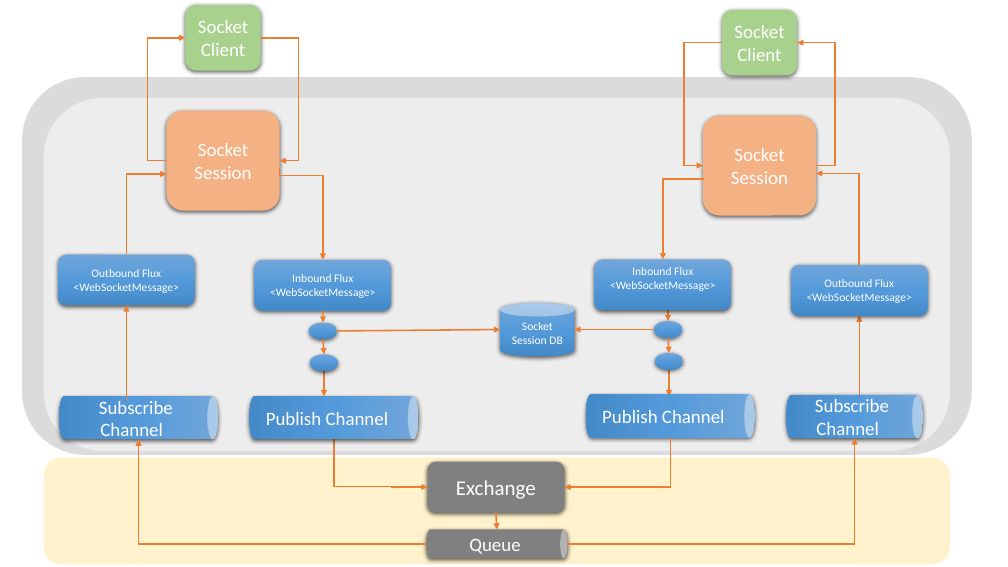
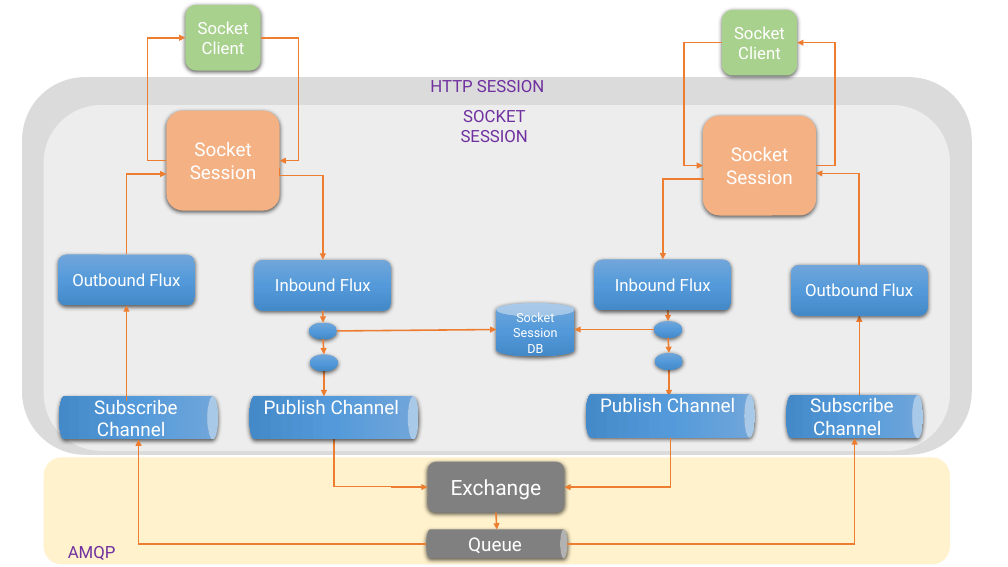
Before and after one commit to kapilraina/websockets, a slide deck: slide 10 of designs.pptx. Drawn at 1008x567 pixels with LibreOffice and Linux fonts; fonts in the diff are those of the drawing. Boxes give left, top, right and bottom in pixels: in the first picture for what was removed or moved away, otherwise in the second. Text is boxed around its words. In the diff, an @@ line names an element or a change of style, - is before the commit and + after.

```diff
--- a/designs.pptx
+++ b/designs.pptx
@@ rounded rectangle "Socket Client" at [185, 5, 261, 71]: size 18 to 16 pt, font Calibri to Roboto @@
@@ rounded rectangle "Socket Client" at [722, 10, 798, 76]: size 18 to 16 pt, font Calibri to Roboto @@
@@ pill shape added at [415, 77, 560, 95], 16 pt, text #7030A0 @@
+HTTP SESSION
@@ rounded rectangle: place and size @@
-rounded rectangle at [44, 98, 951, 451]
+rounded rectangle at [44, 105, 951, 451]
@@ pill shape added at [414, 116, 575, 136], 16 pt, text #7030A0 @@
+SOCKET SESSION
@@ text in rounded rectangle at [72, 273, 180, 286]: text changed; size 11 to 16 pt; font Calibri to Roboto @@
-Outbound Flux <WebSocketMessage>
+Outbound Flux
@@ text in rounded rectangle at [275, 278, 371, 291]: text changed; size 11 to 16 pt; font Calibri to Roboto @@
-Inbound Flux <WebSocketMessage>
+Inbound Flux
@@ text in rounded rectangle at [615, 278, 711, 291]: text changed; size 11 to 16 pt; font Calibri to Roboto @@
-Inbound Flux <WebSocketMessage>
+Inbound Flux
@@ text in rounded rectangle at [805, 283, 913, 296]: text changed; size 11 to 16 pt; font Calibri to Roboto @@
-Outbound Flux <WebSocketMessage>
+Outbound Flux
@@ cylinder "Socket Session DB": place and size @@
-cylinder "Socket Session DB" at [501, 303, 575, 356]
+cylinder "Socket Session DB" at [497, 303, 575, 356]
@@ cylinder "Socket Session DB" at [497, 303, 575, 356]: size 11 to 12 pt, font Calibri to Roboto @@
@@ arrow moved from (337, 331) - (501, 330) to (337, 331) - (497, 330) @@
@@ font Calibri to Roboto in 8 elements at [166, 110, 280, 210], [59, 397, 218, 440], [703, 116, 817, 216], [786, 395, 923, 439], [426, 530, 568, 558], [428, 462, 565, 513], [249, 397, 419, 440], [586, 394, 755, 437] @@
@@ pill shape added at [45, 544, 138, 560], 16 pt, text #7030A0 @@
+AMQP
```
Also in this commit, not shown: 3 other slides changed, 9 other files.
